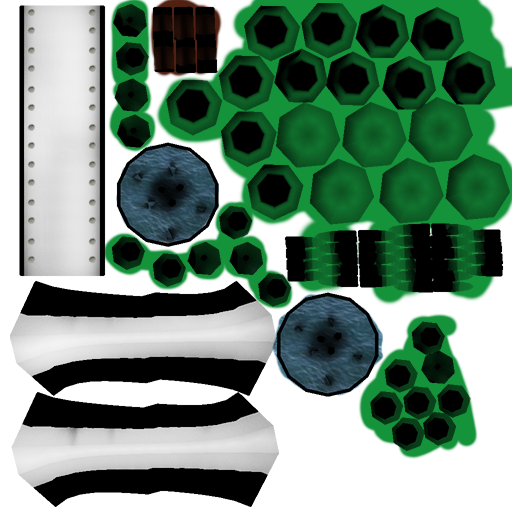
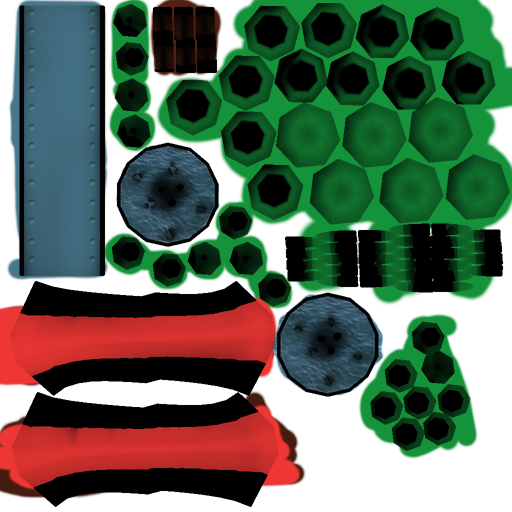
Before/after of a 512×512 layered artwork. What changed in the layer stack:
removed layer "rivet copy 11" over [88,8,96,264]
moved "ao" above "rivet copy 10", painted on it over [10,3,307,499]
"rivet copy 10": blend normal → overlay, painted on it over [27,8,96,264]
painted on "Layer 2" over [0,0,307,499]
